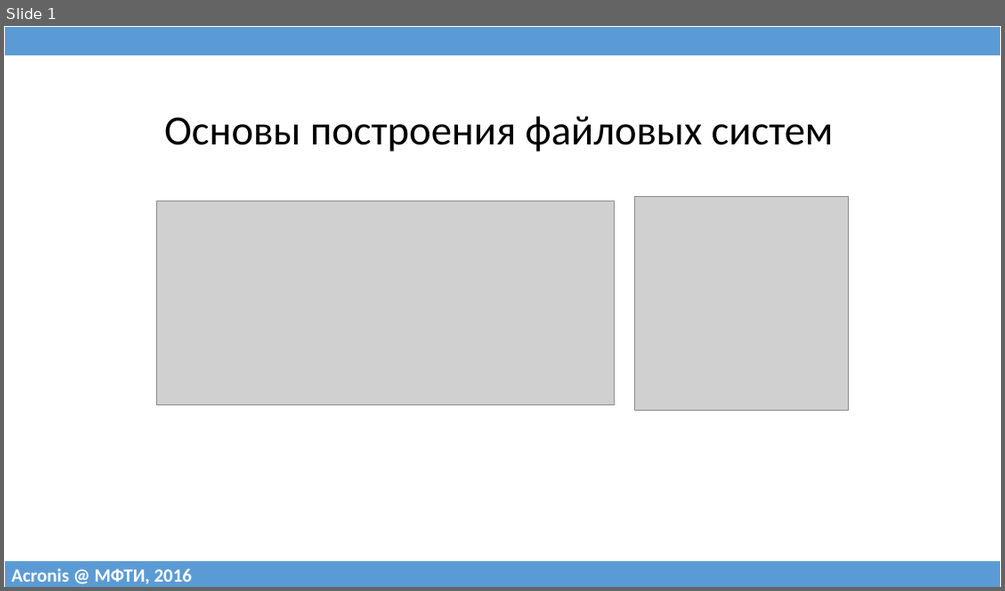
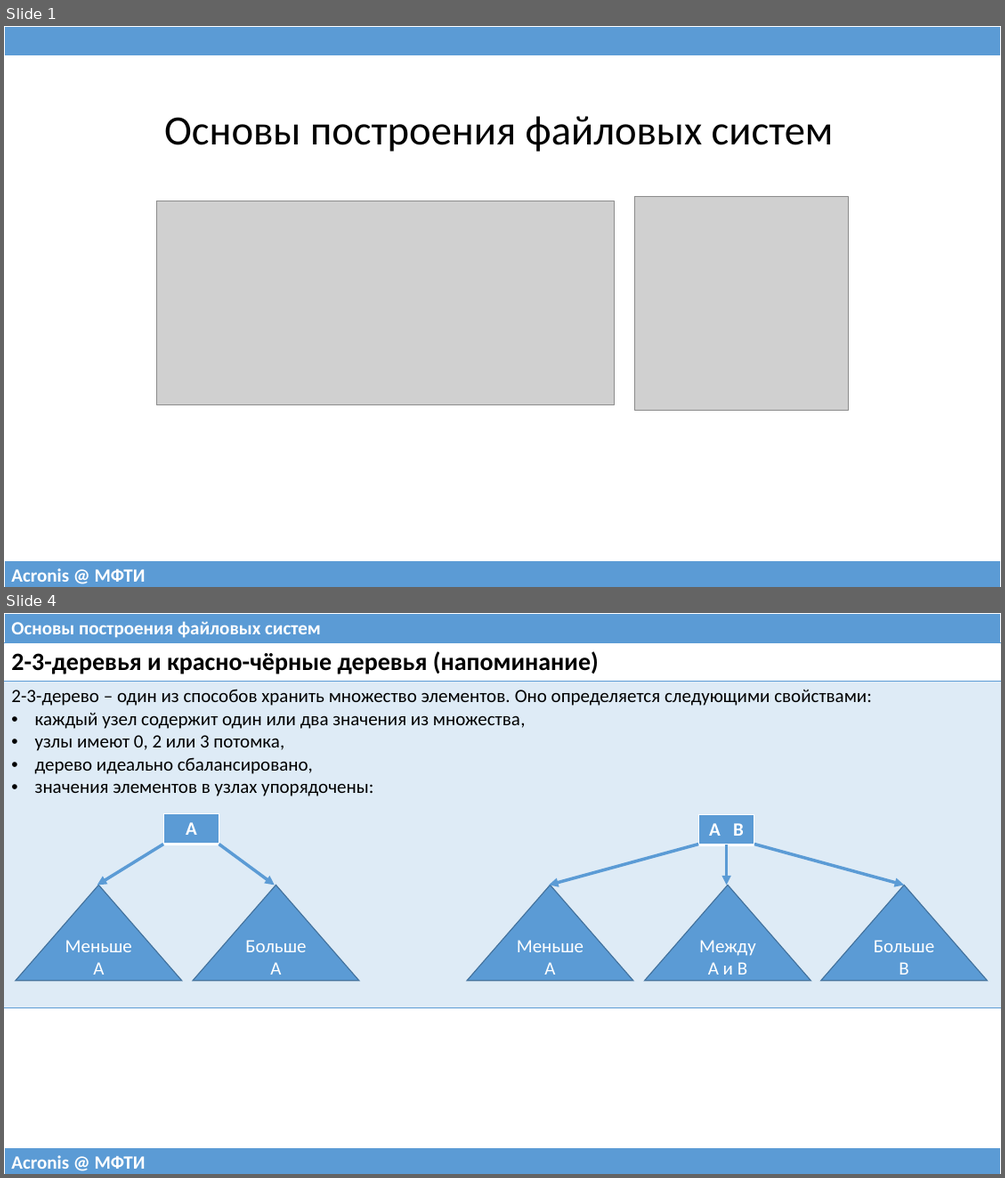
Before and after one commit to 75cc8545e7b021ed280ed0ef99fc7fc4/filesystems-101, a slide deck: talks/src/class06.pptx. Shown one above the other, each under a label of ours: slide 1 before the commit, slides 1 and 4 after it; the slides between them are not shown. The pictures are 1005x591 and 1005x1178 pixels, drawn with LibreOffice and Linux fonts; fonts in the diff are those of the drawing; grey boxes stand for pictures. Boxes give left, top, right and bottom in pixels: in the first picture for what was removed or moved away, otherwise in the second. Text is boxed around its words. In the diff, an @@ line names an element or a change of style, - is before the commit and + after.

```diff
--- a/talks/src/class06.pptx
+++ b/talks/src/class06.pptx
@@ slide 4 added at [4,613,1001,1174], background #FFFFFF @@
@@ table added at [4,613,1001,643], 1 rows, 1 columns @@
+Основы построения файловых систем
@@ table added at [4,643,1001,1002], 2 rows, 1 columns @@
+2-3-деревья и красно-чёрные деревья (напоминание)
+2-3-дерево – один из способов хранить множество элементов. Оно определяется следующими свойствами: / каждый узел содержит один или два значения из множества, / узлы имеют 0, 2 или 3 потомка, / дерево идеально сбалансировано, / значения элементов в узлах упорядочены:
@@ table added at [163,813,219,844], 1 rows, 1 columns @@
+A
@@ table added at [699,814,755,844], 1 rows, 1 columns @@
+A B
@@ arrow added from (163, 844) to (97, 885), #5B9BD5 3 pt @@
@@ arrow added from (218, 844) to (275, 885), #5B9BD5 3 pt @@
@@ arrow added from (699, 844) to (550, 885), #5B9BD5 3 pt @@
@@ arrow added from (727, 844) to (727, 885), #5B9BD5 3 pt @@
@@ arrow added from (755, 844) to (905, 885), #5B9BD5 3 pt @@
@@ triangle added at [16,885,182,981], fill #5B9BD5, outline #43739E 1 pt, 18 pt, text #FFFFFF @@
+Меньше A
@@ triangle added at [194,885,359,981], fill #5B9BD5, outline #43739E 1 pt, 18 pt, text #FFFFFF @@
+Больше A
@@ triangle added at [467,885,633,981], fill #5B9BD5, outline #43739E 1 pt, 18 pt, text #FFFFFF @@
+Меньше A
@@ triangle added at [645,885,811,981], fill #5B9BD5, outline #43739E 1 pt, 18 pt, text #FFFFFF @@
+Между A и B
@@ triangle added at [821,885,987,981], fill #5B9BD5, outline #43739E 1 pt, 18 pt, text #FFFFFF @@
+БольшеB
@@ table added at [4,1147,1001,1174], 1 rows, 1 columns @@
+Acronis @ МФТИ
@@ slide 1 changed as well @@
@@ table at [4,560,1001,587] @@
-row 1, column 1: Acronis @ МФТИ, 2016
+row 1, column 1: Acronis @ МФТИ
```
Also in this commit, not shown: 8 other slides changed, 13 other slides added, 4 slides removed, 1 other file.
